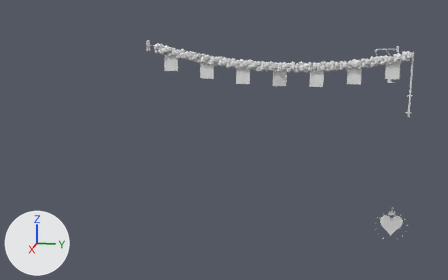
Renders of the glTF model assets/eclipse/kit/lane_landmarks.glb from each side of a commit.
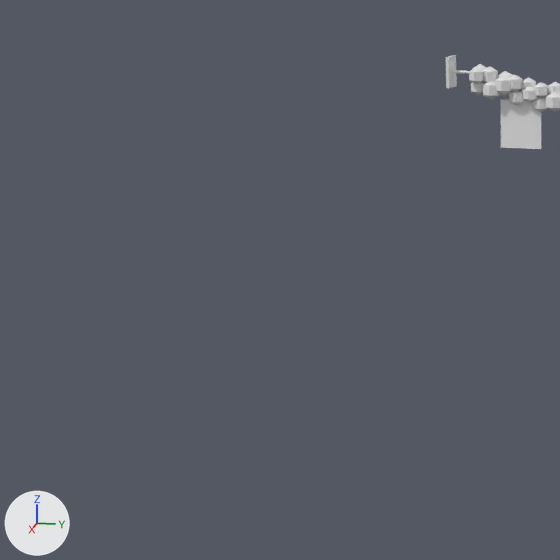
Old and new are each drawn whole from a 50 mm lens placed at (12.63, -1.03, 4.43), pointed at (2.44, -3.07, 1.88) and again close up on the part from 0% to 41% of the width and 8% to 74% of the height. The lights are fixed; the arrows at lower left show +X, +Y and +Z. The last two pictures show the newer version.

Names of what the first close-up shows: 'garland'.
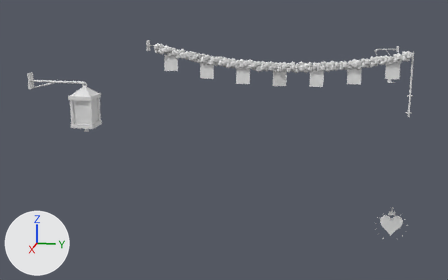
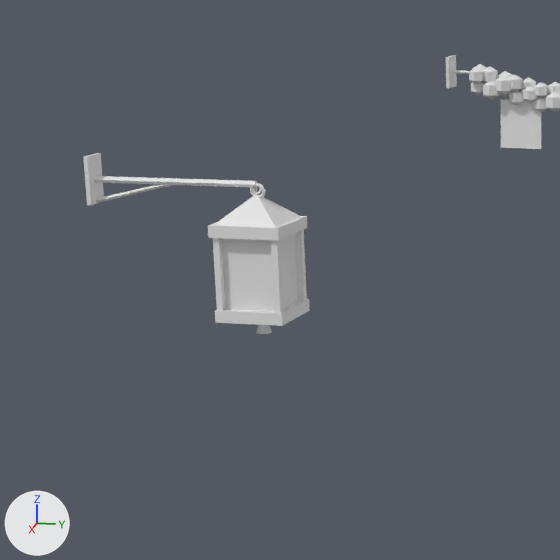
Edits to the scene script, one JSON object a line:
```json
{"op": "add", "block": "mat_glass_red", "code": ["mat_glass_red = principled_material('glass_red')", "mat_glass_red.base_color = (0.8, 0.8, 0.8)  # white #e7e7e7"]}
{"op": "add", "block": "me_red_lantern", "code": ["me_red_lantern = bpy.data.meshes.new('red_lantern')", "me_red_lantern.from_pydata(...)  # 192 vertices, 346 faces; spans x 6.065..6.335, y -4.55..-3.765, z 2.845..3.49", "# faces by material slot: [334, 12]", "me_red_lantern.materials.append(mat_iron)  # white #e7e7e7", "me_red_lantern.materials.append(mat_glass_red)  # white #e7e7e7"]}
{"op": "add", "block": "ob_red_lantern", "code": ["ob_red_lantern = bpy.data.objects.new('red_lantern', me_red_lantern)", "ob_red_lantern.location = (0.0, 0.0, 0.0)"]}
```

Pixel boxes [x1, y1, x2, y2] of what changed, in the close-ups (560 x 560 px):
```json
{"object": "red_lantern", "change": "added", "after": [83, 153, 310, 334], "faces in mat_iron (white #e7e7e7)": [83, 153, 310, 334], "faces in mat_glass_red (white #e7e7e7)": [222, 234, 298, 311]}
```
